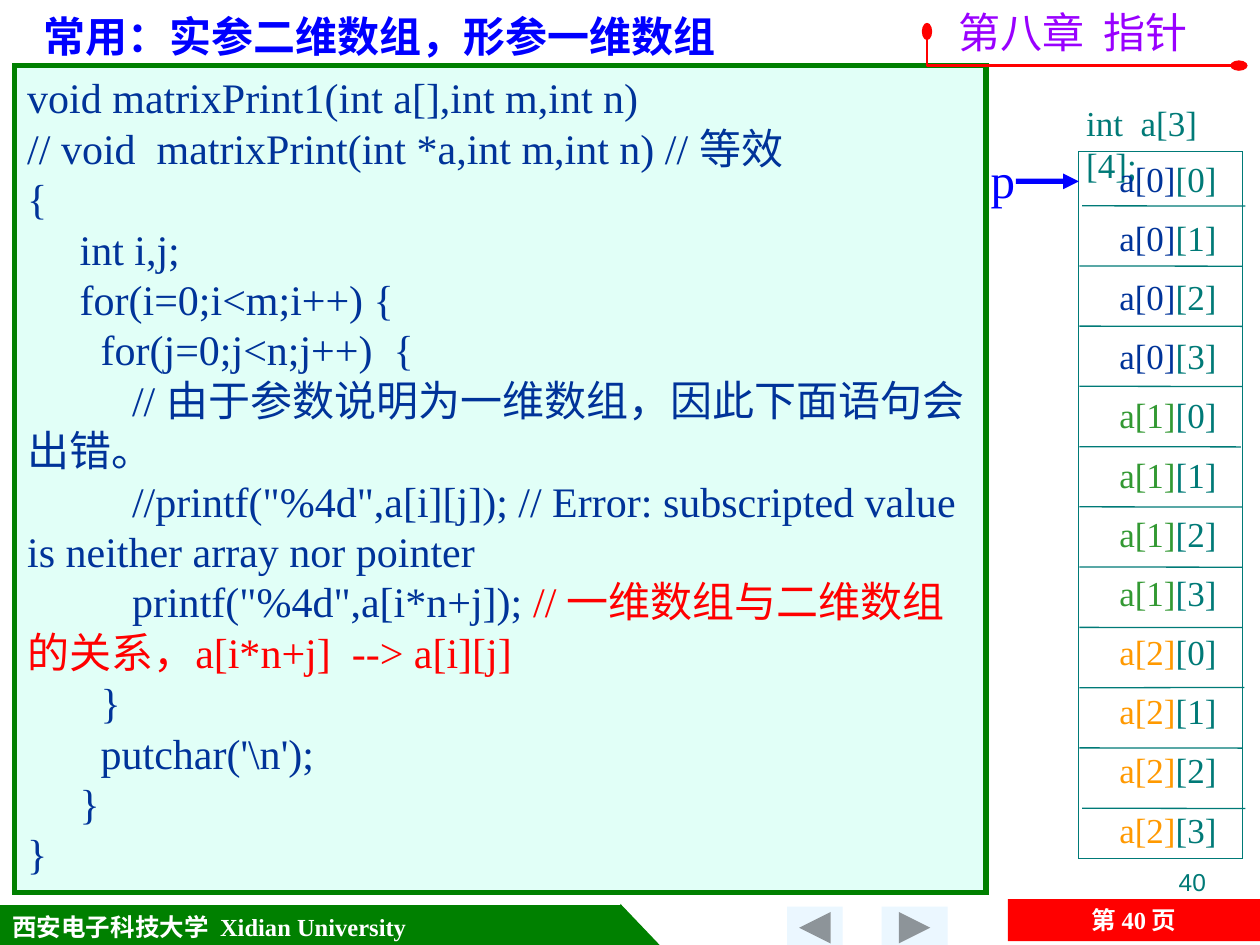
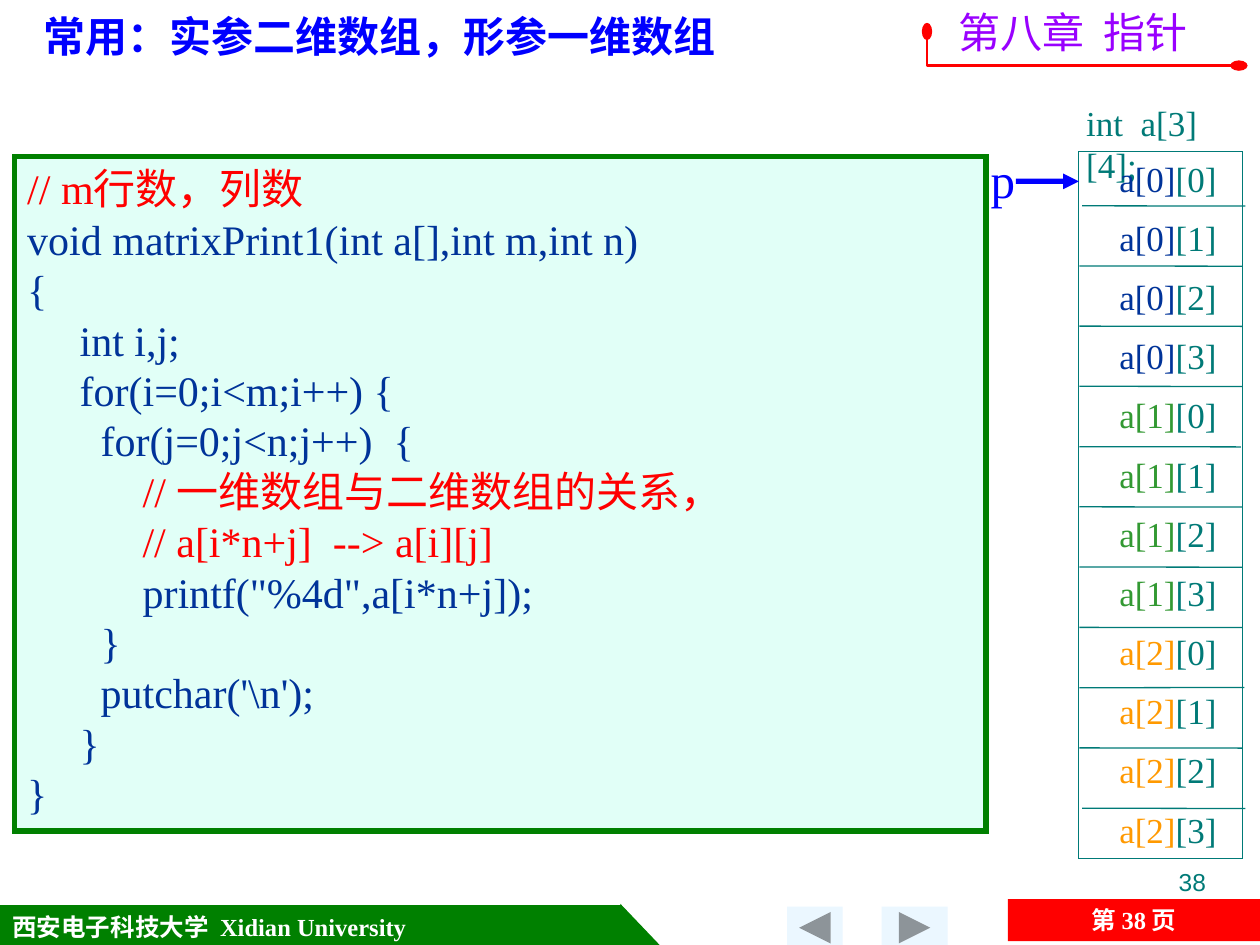
Before and after one commit to jtrfid/C-Repositories, a slide deck: slide 38 of 2016/C语言/课件/第8章 指针.pptx (slide 40 before the commit). Drawn at 1260x945 pixels with LibreOffice and Linux fonts; fonts in the diff are those of the drawing; background and template pictures are left out. Boxes give left, top, right and bottom in pixels: in the first picture for what was removed or moved away, otherwise in the second. Text is boxed around its words. In the diff, an @@ line names an element or a change of style, - is before the commit and + after.

```diff
--- a/2016/C语言/课件/第8章 指针.pptx
+++ b/2016/C语言/课件/第8章 指针.pptx
@@ text in rectangle at [61, 128, 783, 173]: paragraph removed @@
-// void matrixPrint(int *a,int m,int n) // 等效
@@ rectangle "// m行数，列数": place and size @@
-rectangle "// m行数，列数" at [15, 66, 987, 892]
+rectangle "// m行数，列数" at [15, 156, 987, 830]
@@ text in rectangle at [61, 171, 304, 209]: paragraph added @@
+// m行数，列数
@@ text in rectangle at [143, 471, 723, 617]: text changed; text colour #003399 to #FF0000 @@
-// 由于参数说明为一维数组，因此下面语句会出错。
-//printf("%4d",a[i][j]); // Error: subscripted value is neither array nor pointer
-printf("%4d",a[i*n+j]); // 一维数组与二维数组的关系，a[i*n+j] --> a[i][j]
+// 一维数组与二维数组的关系，
+// a[i*n+j] --> a[i][j]
+printf("%4d",a[i*n+j]);
@@ page number at [1179, 874, 1206, 892]: text changed @@
-40
+38
@@ page number at [1092, 908, 1177, 931]: text changed @@
-第 40 页
+第 38 页
```
Also in this commit, not shown: 3 other slides changed, 1 slide added, 3 slides removed, 4 other files.
